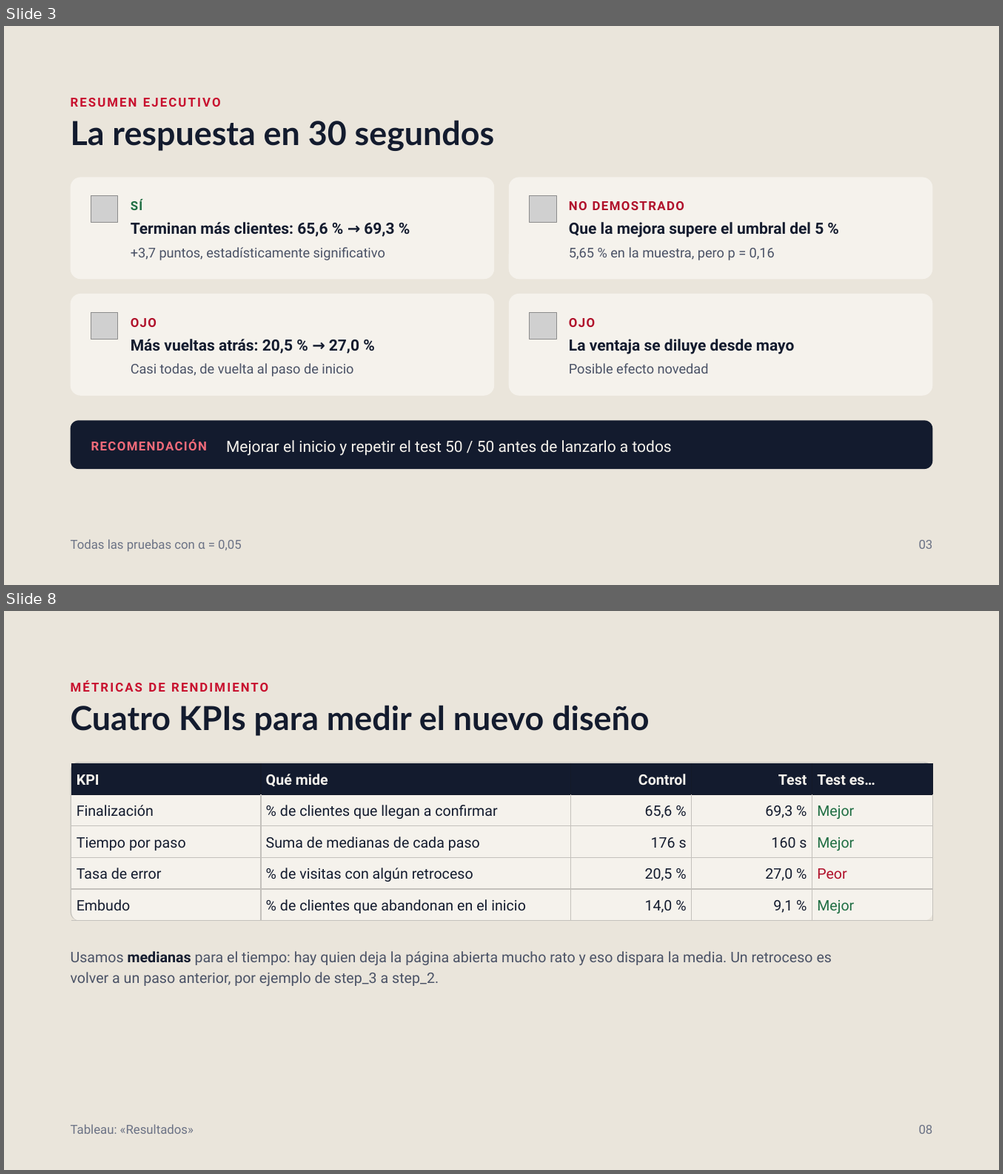
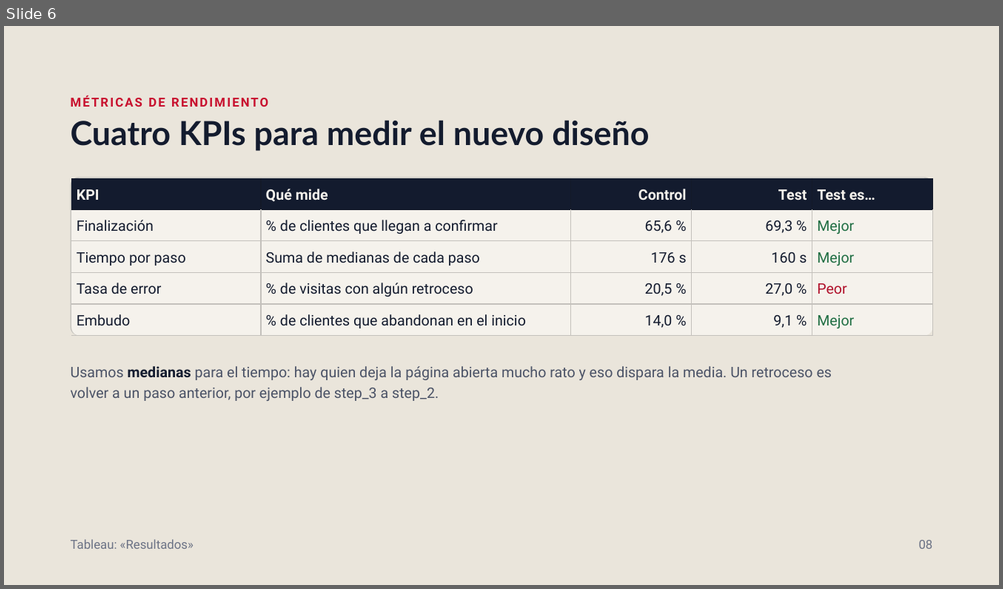
Before and after one commit to beafernandez22/Project_Vanguard_ab_Test, a slide deck: outputs/Vanguard_Presentación.pptx. Shown one above the other, each under a label of ours: slides 3 and 8 before the commit, slide 6 after it; the slides between them are not shown. The pictures are 1003x1174 and 1003x589 pixels, drawn with LibreOffice and Linux fonts; fonts in the diff are those of the drawing; grey boxes stand for pictures. Boxes give left, top, right and bottom in pixels: in the first picture for what was removed or moved away, otherwise in the second. Text is boxed around its words. In the diff, an @@ line names an element or a change of style, - is before the commit and + after.

```diff
--- a/outputs/Vanguard_Presentación.pptx
+++ b/outputs/Vanguard_Presentación.pptx
@@ slide 3 removed at (4,26,999,585), background #EAE5DB @@
@@ text removed at (71,98,221,107) @@
-RESUMEN EJECUTIVO
@@ title removed at (71,120,495,151) @@
-La respuesta en 30 segundos
@@ rounded rectangle removed at (71,178,494,280) @@
@@ rounded rectangle removed at (509,178,932,280) @@
@@ picture removed at (91,196,118,223) @@
@@ text removed at (131,199,143,210) @@
-SÍ
@@ picture removed at (529,196,556,223) @@
@@ text removed at (569,201,684,210) @@
-NO DEMOSTRADO
@@ text removed at (131,222,394,237) @@
-Terminan más clientes: 65,6 % → 69,3 %
@@ text removed at (569,222,823,238) @@
-Que la mejora supere el umbral del 5 %
@@ text removed at (131,247,385,261) @@
-+3,7 puntos, estadísticamente significativo
@@ text removed at (569,247,774,261) @@
-5,65 % en la muestra, pero p = 0,16
@@ rounded rectangle removed at (71,294,494,396) @@
@@ picture removed at (91,312,118,339) @@
@@ rounded rectangle removed at (509,294,932,396) @@
@@ picture removed at (529,312,556,339) @@
@@ text removed at (131,318,156,327) @@
-OJO
@@ text removed at (569,318,595,327) @@
-OJO
@@ text removed at (131,339,359,354) @@
-Más vueltas atrás: 20,5 % → 27,0 %
@@ text removed at (569,339,794,355) @@
-La ventaja se diluye desde mayo
@@ text removed at (131,363,353,377) @@
-Casi todas, de vuelta al paso de inicio
@@ text removed at (569,363,708,374) @@
-Posible efecto novedad
@@ rounded rectangle removed at (71,420,933,469) @@
@@ text removed at (91,440,207,451) @@
-RECOMENDACIÓN
@@ text removed at (226,440,671,456) @@
-Mejorar el inicio y repetir el test 50 / 50 antes de lanzarlo a todos
@@ text removed at (71,540,242,552) @@
-Todas las pruebas con α = 0,05
@@ text removed at (919,540,933,549) @@
-03
@@ what was slide 8 is now slide 6 @@
```
Also in this commit, not shown: 6 slides changed, 4 other slides removed, 1 other file.
